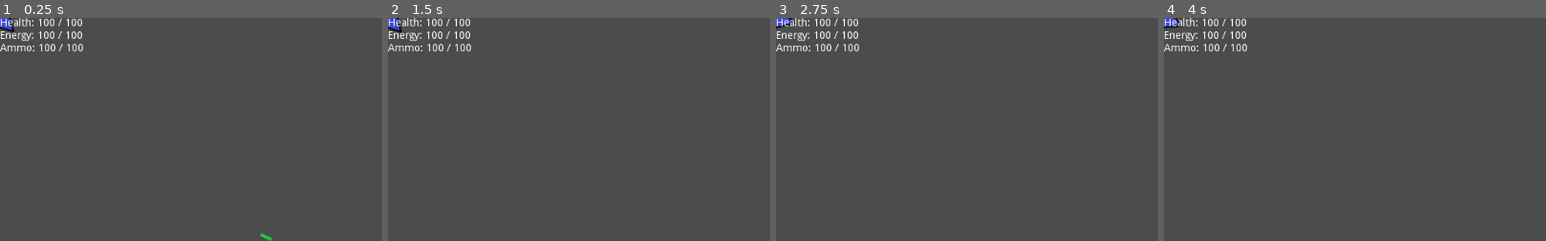
Above: before the commit, frames 1-4 (left to right).
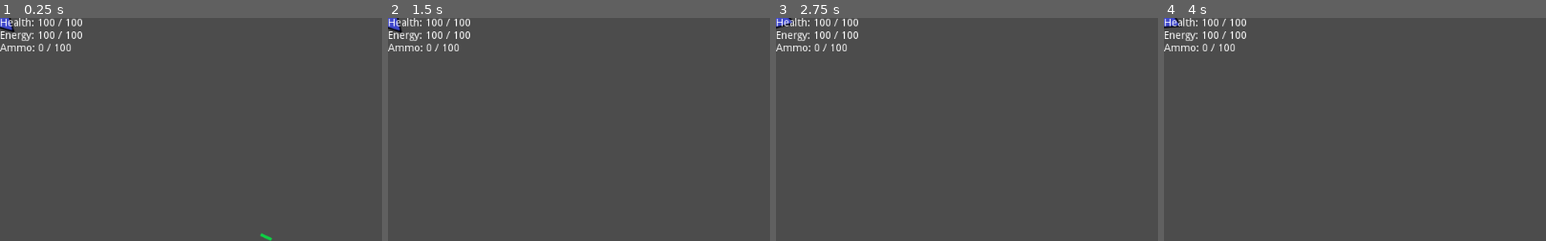
Above: after the commit, the same moments.

Repository: afkpuezo/blinkshooter
Game: Godot game, scene res://demo/demo.tscn
Two runs of this game, one before a commit and one after it. Both use one fixed random seed, a clock stepped at 60 frames per second and the inputs below. The project has no main scene, so this scene is started directly.
Inputs (mouse positions are % of the whole screen's width and height, from its top left):
- Up to frame 1 (0.25 s): no input
- Up to frame 2 (1.5 s): tap Enter at 0.5 s; move the mouse to (72, 45) at 0.52 s; tap Space at 1.25 s; move the mouse to (30, 55) at 1.27 s
- Up to frame 3 (2.75 s): tap Enter at 2 s; move the mouse to (60, 28) at 2.02 s
- Up to frame 4 (4 s): tap Space at 2.75 s; move the mouse to (45, 70) at 2.77 s; tap Enter at 3.5 s; move the mouse to (80, 65) at 3.52 s
The pictures show only the part of the screen within x 0-50%, y 0-50%; the shares and areas given below are measured in that part.

The runs differ from the first frame. In frame 1, 0.2% of the frame differs, in the area x 10-22%, y 11-15%; in frame 2, 0.2%; in frame 3, 0.2%; in frame 4, 0.2%.

Commit message:
added initial value to combat resources

Diff:
--- a/combat_resource/combat_resource.gd
+++ b/combat_resource/combat_resource.gd
@@ -9,11 +9,12 @@
 export var MAX_VALUE := 100
 export var MIN_VALUE := 0 # needed?
 export var REGEN := 0
+export var INITIAL_VALUE: int = 999999 # note - will get clmaped
 export(float, 0.1, 3.0) var REGEN_PERIOD = 0.1
 export(Type) var type = Type.HEALTH
 export var is_player := false ## If set to true, will trigger relevant events
 
-onready var value := MAX_VALUE
+onready var value = clamp(INITIAL_VALUE, MIN_VALUE, MAX_VALUE)
 
 
 # ----------
--- a/demo/demo.tscn
+++ b/demo/demo.tscn
@@ -13,6 +13,9 @@
 
 [node name="Player" parent="." instance=ExtResource( 1 )]
 
+[node name="Ammo" parent="Player/CombatResources" index="2"]
+INITIAL_VALUE = 0
+
 [node name="Blink" type="Node" parent="Player/ActionBar" index="0"]
 script = ExtResource( 4 )
 energy_cost = 40
